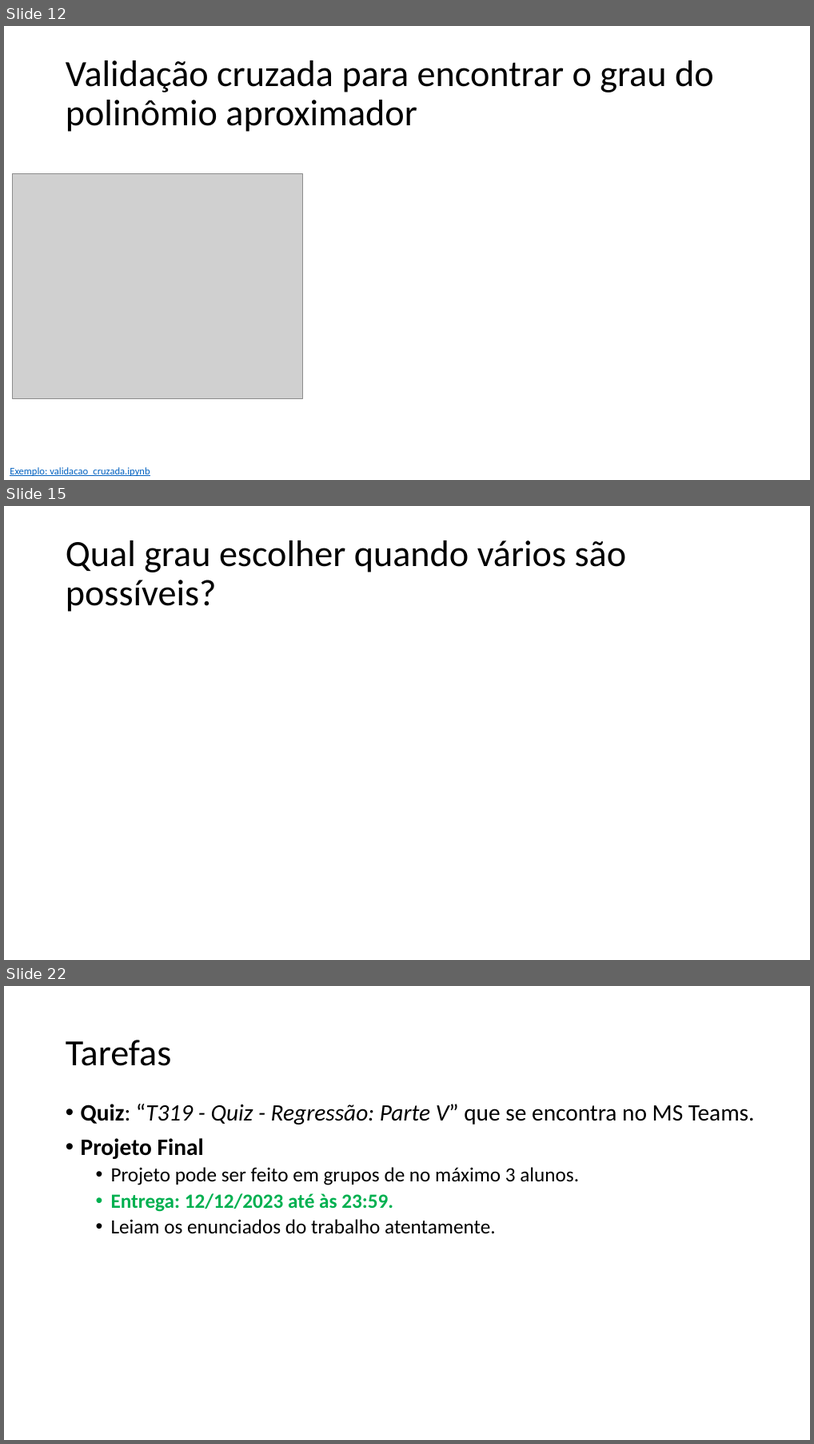
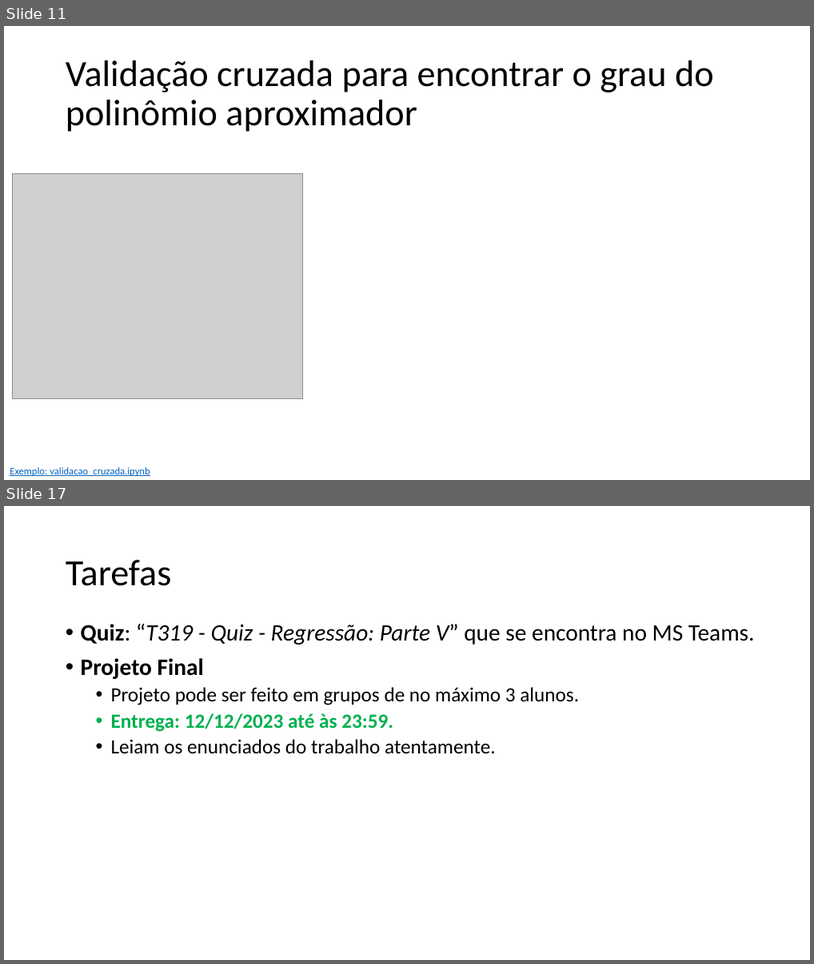
Before and after one commit to zz4fap/t319_aprendizado_de_maquina, a slide deck: slides/T319_Regressão_Linear (Parte V).pptx. Shown one above the other, each under a label of ours: slides 12, 15 and 22 before the commit, slides 11 and 17 after it; the slides between them are not shown. The pictures are 814x1444 and 814x964 pixels, drawn with LibreOffice and Linux fonts; fonts in the diff are those of the drawing; grey boxes stand for pictures. Boxes give left, top, right and bottom in pixels: in the first picture for what was removed or moved away, otherwise in the second. Text is boxed around its words. In the diff, an @@ line names an element or a change of style, - is before the commit and + after.

```diff
--- a/slides/T319_Regressão_Linear (Parte V).pptx
+++ b/slides/T319_Regressão_Linear (Parte V).pptx
@@ slide 15 removed at (x1=4, y1=506, x2=810, y2=960), background #FFFFFF @@
@@ title removed at (x1=66, y1=540, x2=627, y2=612) @@
-Qual grau escolher quando vários são possíveis?
@@ what was slide 12 is now slide 11 @@
@@ what was slide 22 is now slide 17 @@
```
Also in this commit, not shown: 2 slides changed, 4 slides added, 8 other slides removed, 1 other file.
